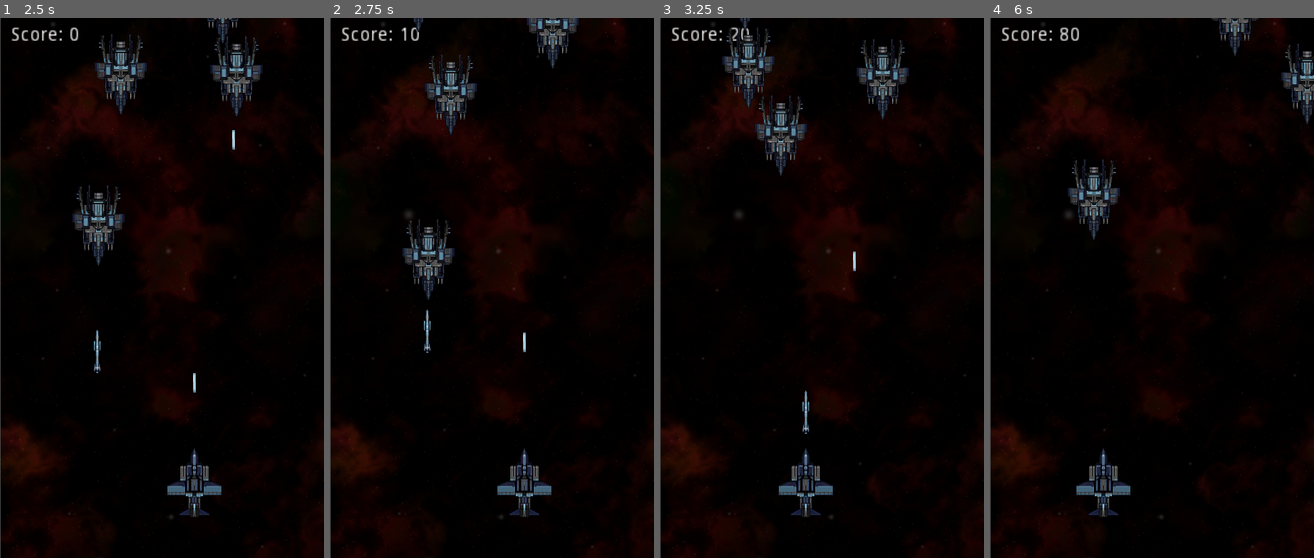
Above: before the commit, frames 1-4 (left to right).
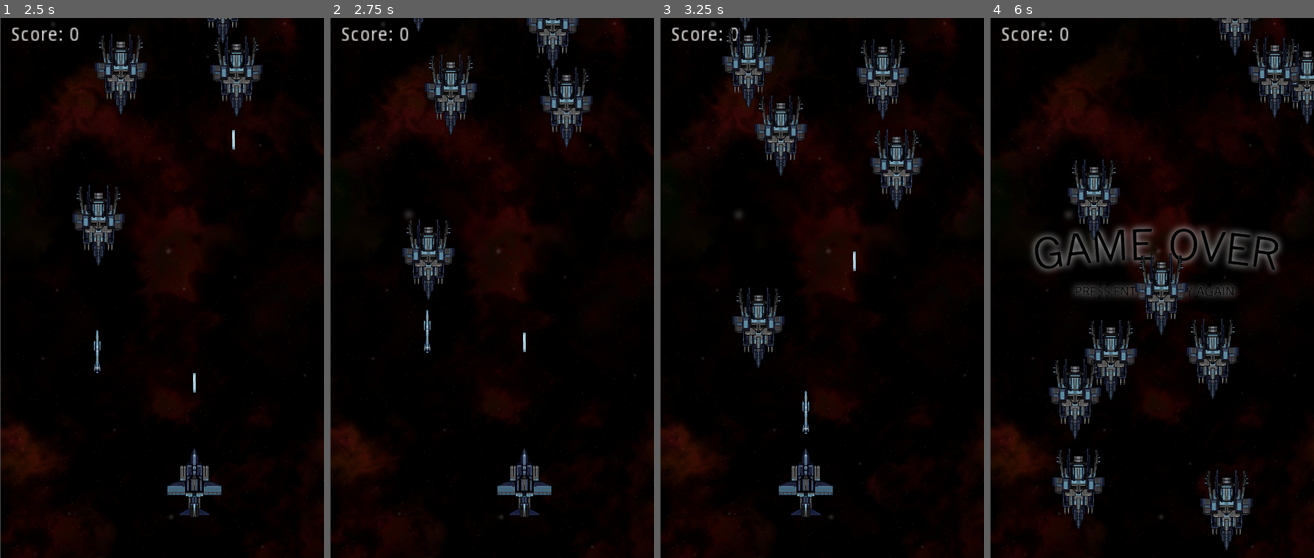
Above: after the commit, the same moments.

Repository: vazquezj/C220_Shmup
Game: Godot game, scene res://Main.tscn
The game is run twice, just before and just after one commit, with the same random seed, the same clock (stepped at 60 frames per second) and the same inputs.
Inputs (mouse positions are in pixels of both pictures, inside the frame that each line leads up to):
- Up to frame 1 (2.5 s): tap Enter (reset_game) at 0.5 s; move the mouse to (233, 261) at 0.52 s; click (233, 261) at 0.6 s; move the mouse to (97, 315) at 1.27 s; right-click (97, 315) at 1.35 s; move the mouse to (194, 169) at 2.02 s; click (194, 169) at 2.1 s
- Up to frame 2 (2.75 s): no input
- Up to frame 3 (3.25 s): move the mouse to (805, 396) at 2.77 s; right-click (805, 396) at 2.85 s
- Up to frame 4 (6 s): move the mouse to (1249, 369) at 3.52 s; click (1249, 369) at 3.6 s; move the mouse to (1054, 207) at 4.27 s; right-click (1054, 207) at 4.35 s; move the mouse to (1168, 288) at 5.02 s; click (1168, 288) at 5.1 s; move the mouse to (1103, 153) at 5.77 s; right-click (1103, 153) at 5.85 s

Frame 1 is identical in both runs. In frame 2, 1.1% of the frame differs, in the area x 21-82%, y 1-24%; in frame 3, 2.1%; in frame 4, 11%, in the area x 12-96%, y 1-99%.

Commit message:
9-21-17 Health for enemy started.

Diff:
--- a/Empty_2D_project/Enemy.gd
+++ b/Empty_2D_project/Enemy.gd
@@ -7,11 +7,7 @@
 	self.position.y += Speed
 
 func _on_Enemy_area_entered( area ):
-	if has_node("../Laser"):
-		self.Health -= 1
-	if has_node("../Missile"):
-		self.Health -= 3
+	self.Health -= 1
 	if Health <= 0:
 		self.queue_free()
-		area.queue_free()
 		$"../ScoreLabel".increase_score()
--- a/Empty_2D_project/Main.tscn
+++ b/Empty_2D_project/Main.tscn
@@ -2,16 +2,16 @@
 
 [ext_resource path="res://Main.gd" type="Script" id=1]
 [ext_resource path="res://graphics/GalaxyBackgroundSprite.png" type="Texture" id=2]
-[ext_resource path="res://Laser.gd" type="Script" id=3]
-[ext_resource path="res://graphics/LaserSprite.png" type="Texture" id=4]
-[ext_resource path="res://Enemy.gd" type="Script" id=5]
-[ext_resource path="res://graphics/EnemySprite.png" type="Texture" id=6]
-[ext_resource path="res://Player.gd" type="Script" id=7]
-[ext_resource path="res://graphics/PlayerSprite.png" type="Texture" id=8]
-[ext_resource path="res://Missile.gd" type="Script" id=9]
-[ext_resource path="res://graphics/MissileSprite.png" type="Texture" id=10]
-[ext_resource path="res://Score.gd" type="Script" id=11]
-[ext_resource path="res://graphics/GameOverSprite.png" type="Texture" id=12]
+[ext_resource path="res://graphics/GameOverSprite.png" type="Texture" id=3]
+[ext_resource path="res://Laser.gd" type="Script" id=4]
+[ext_resource path="res://graphics/LaserSprite.png" type="Texture" id=5]
+[ext_resource path="res://Enemy.gd" type="Script" id=6]
+[ext_resource path="res://graphics/EnemySprite.png" type="Texture" id=7]
+[ext_resource path="res://Player.gd" type="Script" id=8]
+[ext_resource path="res://graphics/PlayerSprite.png" type="Texture" id=9]
+[ext_resource path="res://Missile.gd" type="Script" id=10]
+[ext_resource path="res://graphics/MissileSprite.png" type="Texture" id=11]
+[ext_resource path="res://Score.gd" type="Script" id=12]
 
 [sub_resource type="RectangleShape2D" id=1]
 
@@ -42,6 +42,13 @@
 position = Vector2( 240.649, 269.354 )
 texture = ExtResource( 2 )
 
+[node name="GameOver" type="Sprite" parent="."]
+
+visible = false
+position = Vector2( 247.204, 364.777 )
+texture = ExtResource( 3 )
+_sections_unfolded = [ "Visibility" ]
+
 [node name="Laser" type="Area2D" parent="."]
 
 editor/display_folded = true
@@ -134,6 +141,7 @@
 
 [node name="Missile" type="Area2D" parent="."]
 
+editor/display_folded = true
 position = Vector2( -107.449, 688.292 )
 input_pickable = true
 gravity_vec = Vector2( 0, 1 )
@@ -152,10 +160,11 @@
 
 [node name="MissileSprite" type="Sprite" parent="Missile"]
 
-texture = ExtResource( 10 )
+texture = ExtResource( 11 )
 
 [node name="CollisionShape2D" type="CollisionShape2D" parent="Missile"]
 
+visible = false
 position = Vector2( -0.0339328, -0.20998 )
 scale = Vector2( 0.528982, 3.19782 )
 shape = SubResource( 4 )
@@ -190,16 +199,9 @@
 percent_visible = 1.0
 lines_skipped = 0
 max_lines_visible = -1
-script = ExtResource( 11 )
+script = ExtResource( 12 )
 _sections_unfolded = [ "Rect" ]
 
-[node name="GameOver" type="Sprite" parent="."]
-
-visible = false
-position = Vector2( 247.204, 364.777 )
-texture = ExtResource( 12 )
-_sections_unfolded = [ "Visibility" ]
-
 [connection signal="area_entered" from="Laser" to="Laser" method="_on_Laser_area_entered"]
 
 [connection signal="area_entered" from="Enemy" to="Enemy" method="_on_Enemy_area_entered"]
--- a/Empty_2D_project/Player.gd
+++ b/Empty_2D_project/Player.gd
@@ -9,5 +9,4 @@
 
 func _on_Player_area_entered( area ):
 	self.queue_free()
-	area.queue_free()
 	$"../GameOver".visible = true
Not shown: 6 places in Empty_2D_project/Main.tscn that only renumber resources
